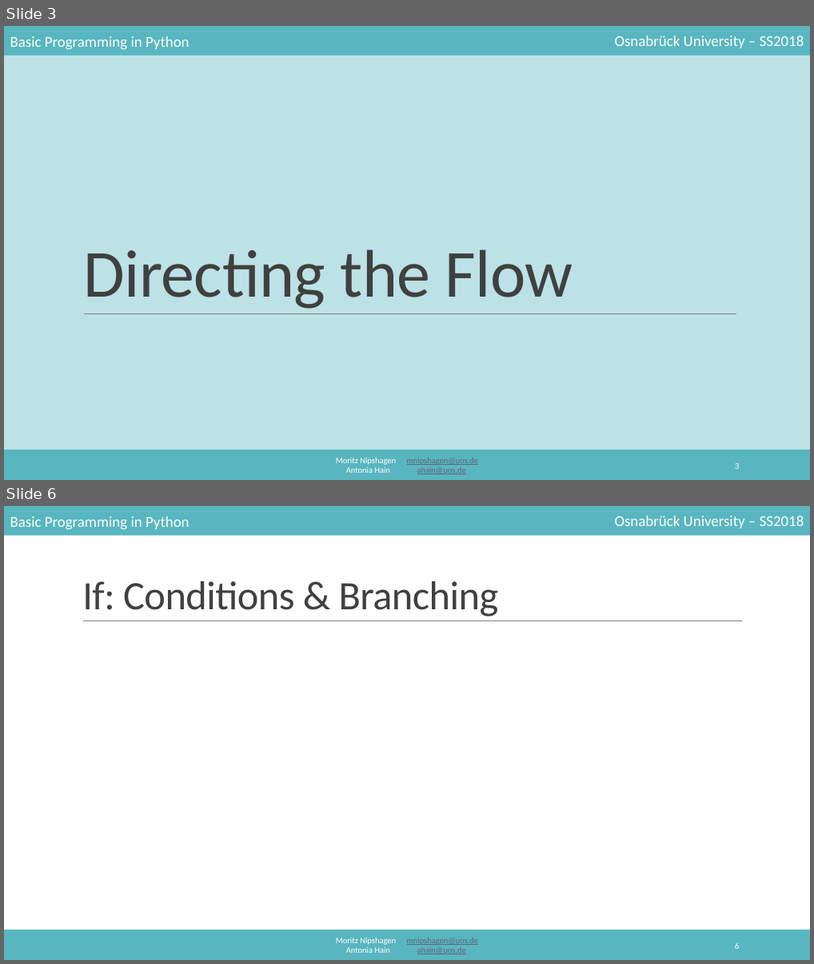
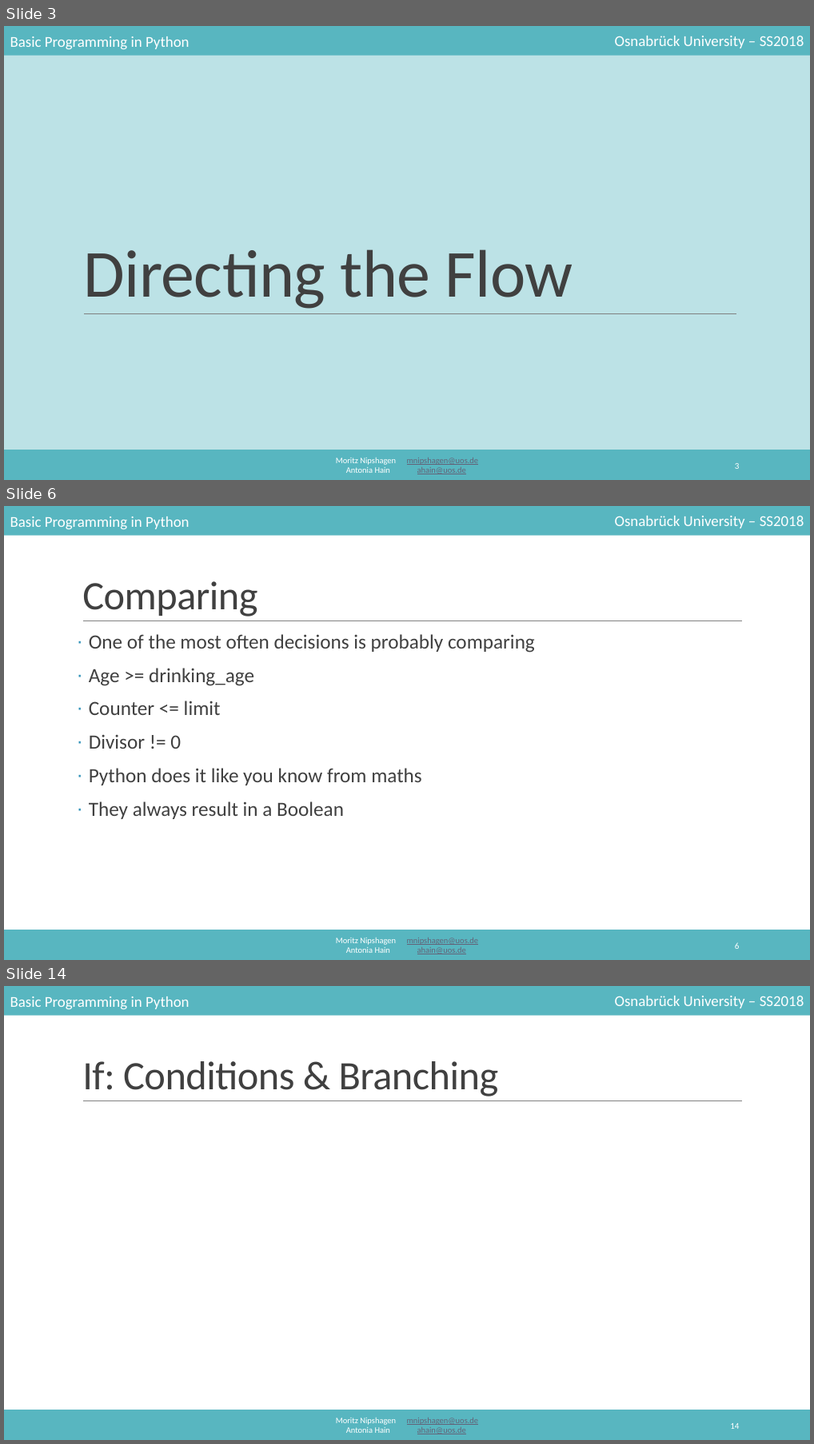
Before and after one commit to mnipshagen/monty, a slide deck: 2018/03/control_structures.pptx. Shown one above the other, each under a label of ours: slides 3 and 6 before the commit, slides 3, 6 and 14 after it; the slides between them are not shown. The pictures are 814x964 and 814x1444 pixels, drawn with LibreOffice and Linux fonts; fonts in the diff are those of the drawing. Boxes give left, top, right and bottom in pixels: in the first picture for what was removed or moved away, otherwise in the second. Text is boxed around its words. In the diff, an @@ line names an element or a change of style, - is before the commit and + after.

```diff
--- a/2018/03/control_structures.pptx
+++ b/2018/03/control_structures.pptx
@@ slide 6 added at <box>4,506,810,960</box>, background #FFFFFF; not listed: 6 template elements that a slide beside it also shows @@
@@ title added at <box>82,581,258,616</box>, 48 pt, text #404040 @@
+Comparing
@@ text added at <box>89,634,535,819</box>, 24 pt, text #404040 @@
+· One of the most often decisions is probably comparing
+· Age >= drinking_age
+· Counter <= limit
+· Divisor != 0
+· Python does it like you know from maths
+· They always result in a Boolean
@@ page number added at <box>735,942,740,948</box>, 10.5 pt, text #FFFFFF @@
+6
@@ what was slide 6 is now slide 14 @@
@@ page number at <box>730,1423,739,1428</box>: text changed @@
-6
+14
```
Also in this commit, not shown: 3 slides changed, 9 other slides added, 1 other file.
